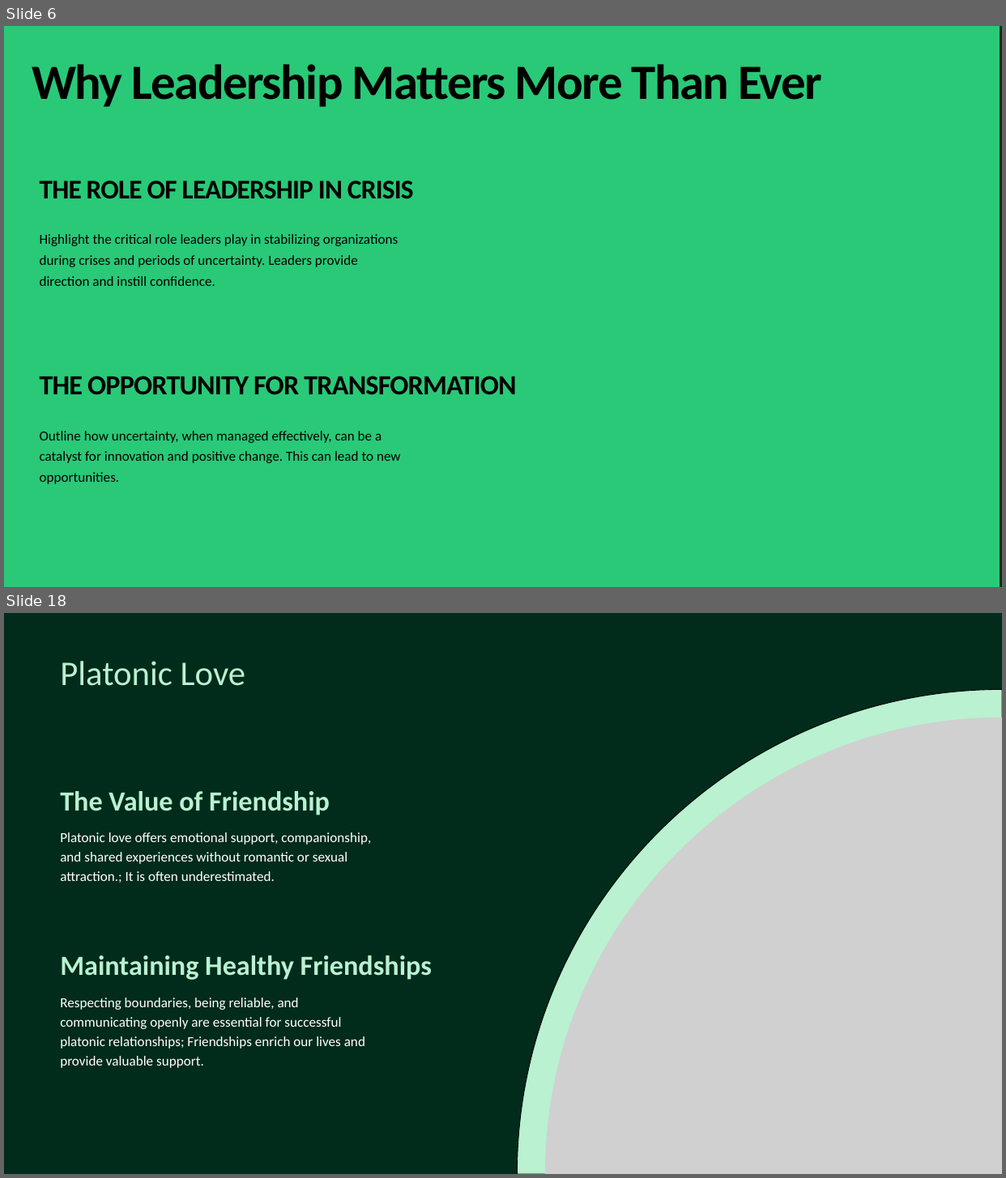
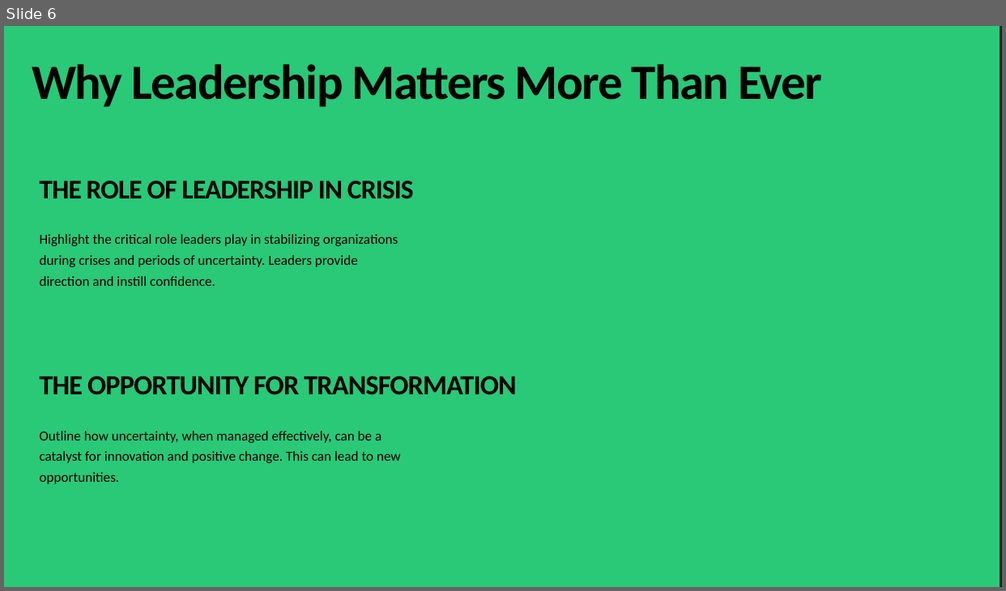
Before and after one commit to Manpreet1710/ppt-maker, a slide deck: output_ppt.pptx. Shown one above the other, each under a label of ours: slides 6 and 18 before the commit, slide 6 after it; the slides between them are not shown. The pictures are 1006x1178 and 1006x591 pixels, drawn with LibreOffice and Linux fonts; fonts in the diff are those of the drawing; grey boxes stand for pictures. Boxes give left, top, right and bottom in pixels: in the first picture for what was removed or moved away, otherwise in the second. Text is boxed around its words. In the diff, an @@ line names an element or a change of style, - is before the commit and + after.

```diff
--- a/output_ppt.pptx
+++ b/output_ppt.pptx
@@ slide 18 removed at (4, 613, 1002, 1174), background #012B1B @@
@@ text removed at (60, 661, 246, 686) @@
-Platonic Love
@@ freeform shape removed at (517, 689, 1002, 1174) @@
@@ picture removed at (545, 717, 1002, 1174) @@
@@ text removed at (60, 791, 330, 815) @@
-The Value of Friendship
@@ text removed at (60, 833, 371, 883) @@
-Platonic love offers emotional support, companionship, and shared experiences without romantic or sexual attraction.; It is often underestimated.
@@ text removed at (60, 956, 432, 980) @@
-Maintaining Healthy Friendships
@@ text removed at (60, 998, 365, 1068) @@
-Respecting boundaries, being reliable, and communicating openly are essential for successful platonic relationships; Friendships enrich our lives and provide valuable support.
```
Also in this commit, not shown: 7 slides changed, 13 slides added, 12 other slides removed, 7 other files.
